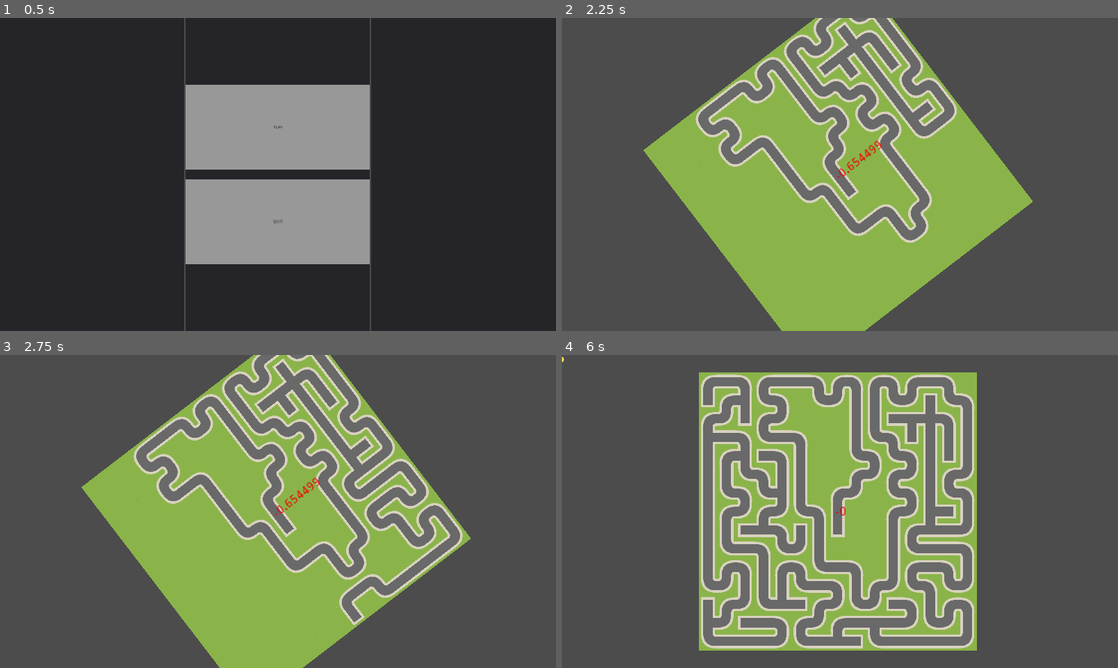
Above: before the commit, frames 1-4 (two rows, left to right).
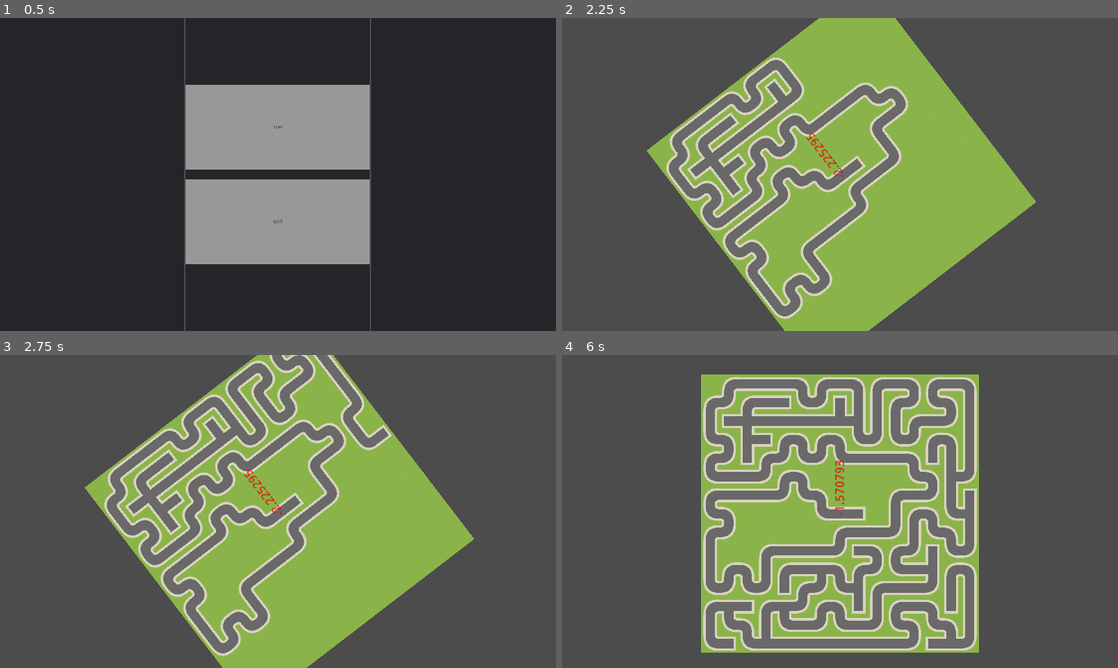
Above: after the commit, the same moments.

Repository: Nexe08/VimJam20220909
Game: Godot game, scene res://RootScene.tscn
Same seed, same stepped clock (60 frames per second), same inputs: the game is played once before the commit and once after it. The engine's default icon, where the game draws it, is replaced by a stand-in: a white triangle on a blue panel in a dark square.
Inputs:
- Up to frame 1 (0.5 s): no input
- Up to frame 2 (2.25 s): click "PLAY" at 0.5 s; hold Right (right) 1.28-2.03 s; hold Down (Down, bound only after the commit) from 2.03 s (still down)
- Up to frame 3 (2.75 s): keep holding Down (Down, bound only after the commit)
- Up to frame 4 (6 s): release Down (Down, bound only after the commit) at 2.78 s; hold Right (right) 2.78-3.53 s; hold Up (Up, bound only after the commit) 3.53-4.28 s; hold Left (left) 4.28-5.78 s; hold Down (Down, bound only after the commit) from 5.78 s (still down)

Frame 1 is identical in both runs. In frame 2, 20% of the frame differs, in the area x 14-86%, y 0-100%; in frame 3, 23%; in frame 4, 27%, in the area x 0-75%, y 0-96%.

Commit message:
implemented snap rotation snap rotation (rotate maze intently to 90 degree in respective direction)

Diff:
--- a/FirePlace.tscn
+++ b/FirePlace.tscn
@@ -255,7 +255,7 @@
 "speed": 8.0
 } ]
 
-[node name="FirePlace" type="Area2D"]
+[node name="FirePlace" type="Area2D" groups=["FirePlace"]]
 script = ExtResource( 2 )
 
 [node name="Sprite" type="Sprite" parent="."]
@@ -269,5 +269,5 @@
 position = Vector2( 0, -8 )
 scale = Vector2( 3, 3 )
 frames = SubResource( 62 )
-frame = 40
+frame = 46
 playing = true
--- a/game.gd
+++ b/game.gd
@@ -16,6 +16,10 @@
 		camera.rotation_degrees = lerp(camera.rotation_degrees, camera.rotation_degrees - 10, 5 * delta)
 	elif Input.is_action_pressed("right"):
 		camera.rotation_degrees = lerp(camera.rotation_degrees, camera.rotation_degrees + 10, 5 * delta)
+	elif Input.is_action_just_pressed("Up"):
+		camera.rotation_degrees = camera.rotation_degrees - 90
+	elif Input.is_action_just_pressed("Down"):
+		camera.rotation_degrees = camera.rotation_degrees + 90
 
 #	if maz_is_rotation == false:
 #		if Input.is_action_just_pressed("left"):
--- a/project.godot
+++ b/project.godot
@@ -69,6 +69,16 @@
 "events": [ Object(InputEventKey,"resource_local_to_scene":false,"resource_name":"","device":0,"alt":false,"shift":false,"control":false,"meta":false,"command":false,"pressed":false,"scancode":16777233,"physical_scancode":0,"unicode":0,"echo":false,"script":null)
  ]
 }
+Up={
+"deadzone": 0.5,
+"events": [ Object(InputEventKey,"resource_local_to_scene":false,"resource_name":"","device":0,"alt":false,"shift":false,"control":false,"meta":false,"command":false,"pressed":false,"scancode":16777232,"physical_scancode":0,"unicode":0,"echo":false,"script":null)
+ ]
+}
+Down={
+"deadzone": 0.5,
+"events": [ Object(InputEventKey,"resource_local_to_scene":false,"resource_name":"","device":0,"alt":false,"shift":false,"control":false,"meta":false,"command":false,"pressed":false,"scancode":16777234,"physical_scancode":0,"unicode":0,"echo":false,"script":null)
+ ]
+}
 
 [physics]
 
--- a/tile_map.gd
+++ b/tile_map.gd
@@ -34,7 +34,6 @@
 	)
 
 	make_maze()
-
 
 
 func _process(delta: float) -> void:
--- a/water_partical.gd
+++ b/water_partical.gd
@@ -1,15 +1,5 @@
 extends RigidBody2D
-#
-#var radius_varience = [9,6,4,4,3,3,3,2,2,1,1]
-#var sprite_scale_varient = [.4,.3,.5,.1,.1,.2,.2]
-#
-#func _ready() -> void:
-#	randomize()
-#	radius_varience.shuffle()
-#	$CollisionShape2D.shape.radius = radius_varience[0]
-#	sprite_scale_varient.shuffle()
-#	$Sprite.scale.x = sprite_scale_varient[0]
-#	$Sprite.scale.y = $Sprite.scale.x
+
 
 func _ready() -> void:
 	global_position = Global.fule_place_position
Not shown, changed: .mono/metadata/ide_messaging_meta.txt
